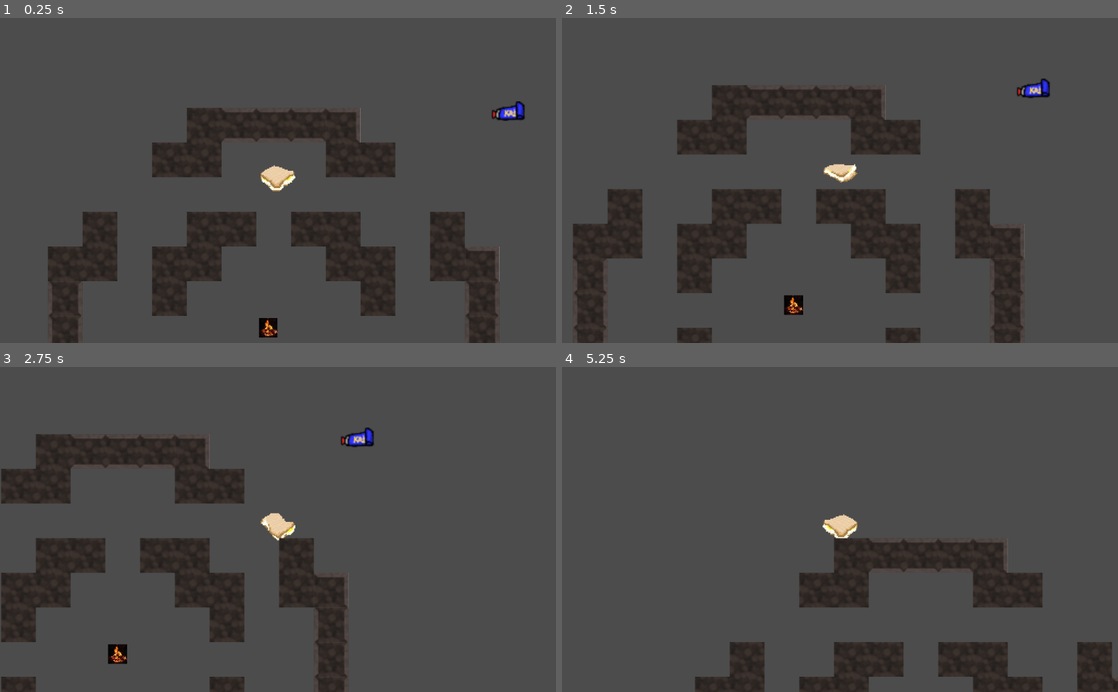
Above: before the commit, frames 1-4 (two rows, left to right).
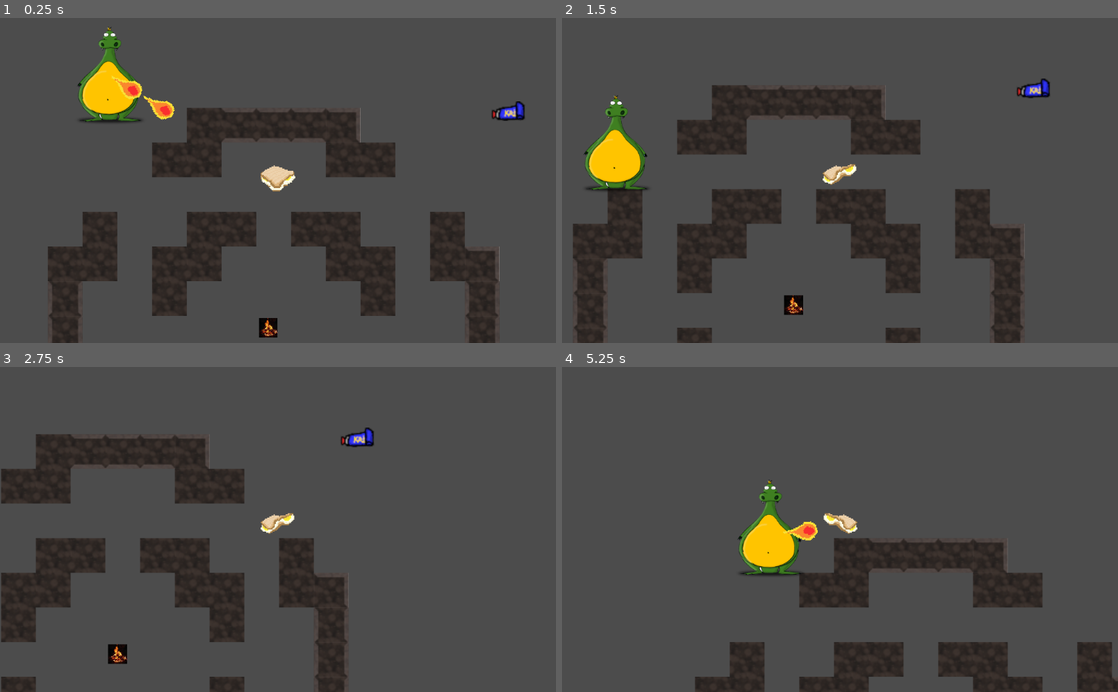
Above: after the commit, the same moments.

Repository: NomisIV/game21
Game: Godot game, scene res://main.tscn
The game is run twice, just before and just after one commit, with the same random seed, the same clock (stepped at 60 frames per second) and the same inputs. The engine's default icon, where the game draws it, is replaced by a stand-in: a white triangle on a blue panel in a dark square.
Inputs:
- Up to frame 1 (0.25 s): no input
- Up to frame 2 (1.5 s): hold D (move_right) 0.53-1.28 s; tap Shift (dodge) at 0.6, 1.35 s; hold S (move_down) from 1.28 s (still down)
- Up to frame 3 (2.75 s): release S (move_down) at 2.03 s; hold D (move_right) from 2.03 s (still down); tap Shift (dodge) at 2.1 s
- Up to frame 4 (5.25 s): release D (move_right) at 2.78 s; hold W (move_up) 2.78-3.53 s; tap Shift (dodge) every 0.75 s from 2.85 to 5.1 s; hold A (move_left) 3.53-5.03 s; hold S (move_down) from 5.03 s (still down)

The runs differ from the first frame. In frame 1, 2.1% of the frame differs, in the area x 13-32%, y 2-33%; in frame 2, 2.1%; in frame 3, 0.3%; in frame 4, 2.3%, in the area x 31-54%, y 34-65%.

Commit message:
Working on dumb ai path

Diff:
--- a/aggmackan/Dragon.gd
+++ b/aggmackan/Dragon.gd
@@ -2,23 +2,31 @@
 const MAX_SHOTS = 5
 const FIRE_RATE_TIME = 1
 const BURST_RATE_TIME = 0.1
+const SPEED = 100
+const TURN_AMOUNT = PI/2
 const Fireball = preload("res://fireball.tscn")
 onready var player = get_parent().get_node("Player")
 onready var tileMap = get_parent().get_node("Map").get_child(0)
 var test = true
+var vel = Vector2(1, 0)
+var is_hunting = false
 
 var doing_burst = false
 var shots_in_burst = MAX_SHOTS
 var fire_rate = FIRE_RATE_TIME
 var burst_rate = BURST_RATE_TIME
 
-# Called when the node enters the scene tree for the first time.
-func _ready():
-	pass
+
 
 func _physics_process(delta):
 	do_burst(delta)
-	# Only for filthy testing
+	walk_towards(player.global_position)
+	var space_state = get_world_2d().direct_space_state
+	var is_player_in_vision = space_state.intersect_ray(self.global_position, player.global_position, [self, player])
+	if is_player_in_vision:
+		is_hunting = true
+
+
 
 func do_burst(delta):
 	if doing_burst or fire_rate > FIRE_RATE_TIME:
@@ -43,6 +51,20 @@
 	get_parent().add_child(fireball)
 	fireball.transform = global_transform
 	fireball.look_at(target)
-# Called every frame. 'delta' is the elapsed time since the previous frame.
-#func _process(delta):
-#	pass
+
+func walk_towards(target):
+	vel = global_position.direction_to(target)
+	$rays.rotation = vel.angle() + 3*PI/2
+	var space_state = get_world_2d().direct_space_state
+	var raycast_m_result = space_state.intersect_ray(self.global_position, $rays/middle_point.global_position, [self, player])
+	var raycast_l_result = space_state.intersect_ray(self.global_position, $rays/left_point.global_position, [self, player])
+	var raycast_r_result = space_state.intersect_ray(self.global_position, $rays/right_point.global_position, [self, player])
+
+	if raycast_m_result or raycast_l_result:
+		vel = vel.rotated(TURN_AMOUNT)
+	elif raycast_r_result:
+		vel = vel.rotated(-TURN_AMOUNT)
+
+	vel.x *= SPEED
+	vel.y *= SPEED
+	move_and_slide(vel, Vector2.UP)
--- a/aggmackan/Dragon.tscn
+++ b/aggmackan/Dragon.tscn
@@ -1,10 +1,11 @@
-[gd_scene load_steps=4 format=2]
+[gd_scene load_steps=5 format=2]
 
 [ext_resource path="res://assets/sprites/dragon.png" type="Texture" id=1]
 [ext_resource path="res://Dragon.gd" type="Script" id=2]
+[ext_resource path="res://icon.png" type="Texture" id=3]
 
-[sub_resource type="RectangleShape2D" id=1]
-extents = Vector2( 45, 45 )
+[sub_resource type="CircleShape2D" id=1]
+radius = 41.6488
 
 [node name="Dragon" type="KinematicBody2D"]
 script = ExtResource( 2 )
@@ -16,3 +17,20 @@
 position = Vector2( 0, -2 )
 scale = Vector2( 0.381285, 0.316667 )
 texture = ExtResource( 1 )
+
+[node name="rays" type="Node2D" parent="."]
+
+[node name="Sprite" type="Sprite" parent="rays"]
+visible = false
+position = Vector2( 0, 60 )
+scale = Vector2( 0.2, 0.2 )
+texture = ExtResource( 3 )
+
+[node name="middle_point" type="Position2D" parent="rays"]
+position = Vector2( 0, 80 )
+
+[node name="left_point" type="Position2D" parent="rays"]
+position = Vector2( 40, 60 )
+
+[node name="right_point" type="Position2D" parent="rays"]
+position = Vector2( -40, 60 )
--- a/aggmackan/Player.gd
+++ b/aggmackan/Player.gd
@@ -8,7 +8,7 @@
 
 const NORMAL_SPEED = 150
 const EGG_SPEED = 100
-const MAX_HP = 3
+const MAX_HP = 8
 var speed = NORMAL_SPEED
 var has_egg : bool = false
 var dodge_speed = 400
@@ -74,7 +74,7 @@
 	elif vel.x < 0:
 		sprite.flip_h = true
 
-
+	sprite.speed_scale = vel.length()*0.013
 	move_and_slide(vel, Vector2.UP)
 
 
@@ -85,10 +85,17 @@
 func drop_of_egg():
 	equipped_item = Items.NONE
 	score += 1
+	hp = MAX_HP
 	speed = NORMAL_SPEED
 
 func hit_by_fireball():
 	hp -= 1
+	if hp <= 0:
+		global_position = get_parent().get_node("campfire").global_position
+		equipped_item = Items.NONE
+		print(score)
+		score = 0
+
 
 func pick_up_caviar():
 	equipped_item = Items.CAVIAR
--- a/aggmackan/Player.tscn
+++ b/aggmackan/Player.tscn
@@ -14,7 +14,7 @@
 "frames": [ ExtResource( 3 ), ExtResource( 4 ), ExtResource( 5 ), ExtResource( 1 ) ],
 "loop": true,
 "name": "default",
-"speed": 7.0
+"speed": 5.0
 } ]
 
 [sub_resource type="CanvasItemMaterial" id=3]
--- a/aggmackan/main.tscn
+++ b/aggmackan/main.tscn
@@ -39,7 +39,7 @@
 position = Vector2( 2888, 1507 )
 
 [node name="Dragon5" parent="." instance=ExtResource( 4 )]
-position = Vector2( 1399, 1461 )
+position = Vector2( 2500, 1461 )
 
 [node name="Dragon6" parent="." instance=ExtResource( 4 )]
 position = Vector2( 1041, 2247 )
